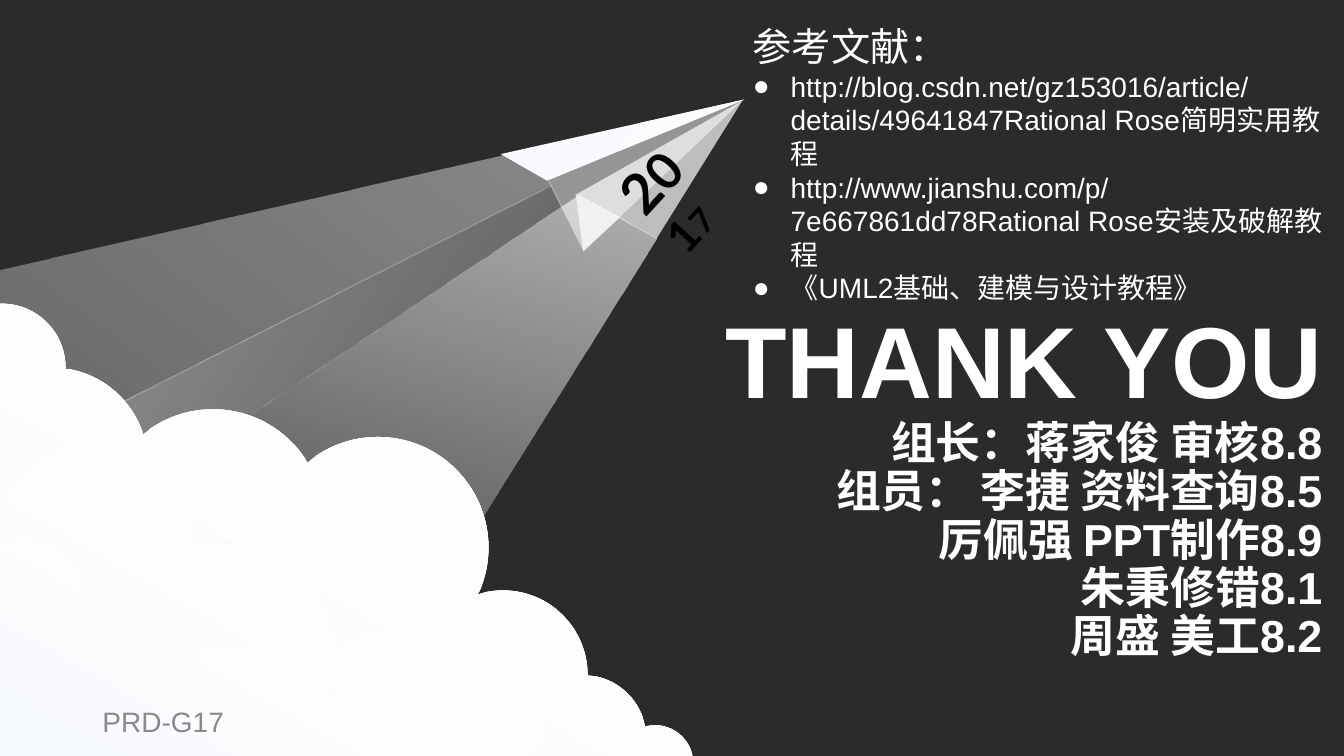
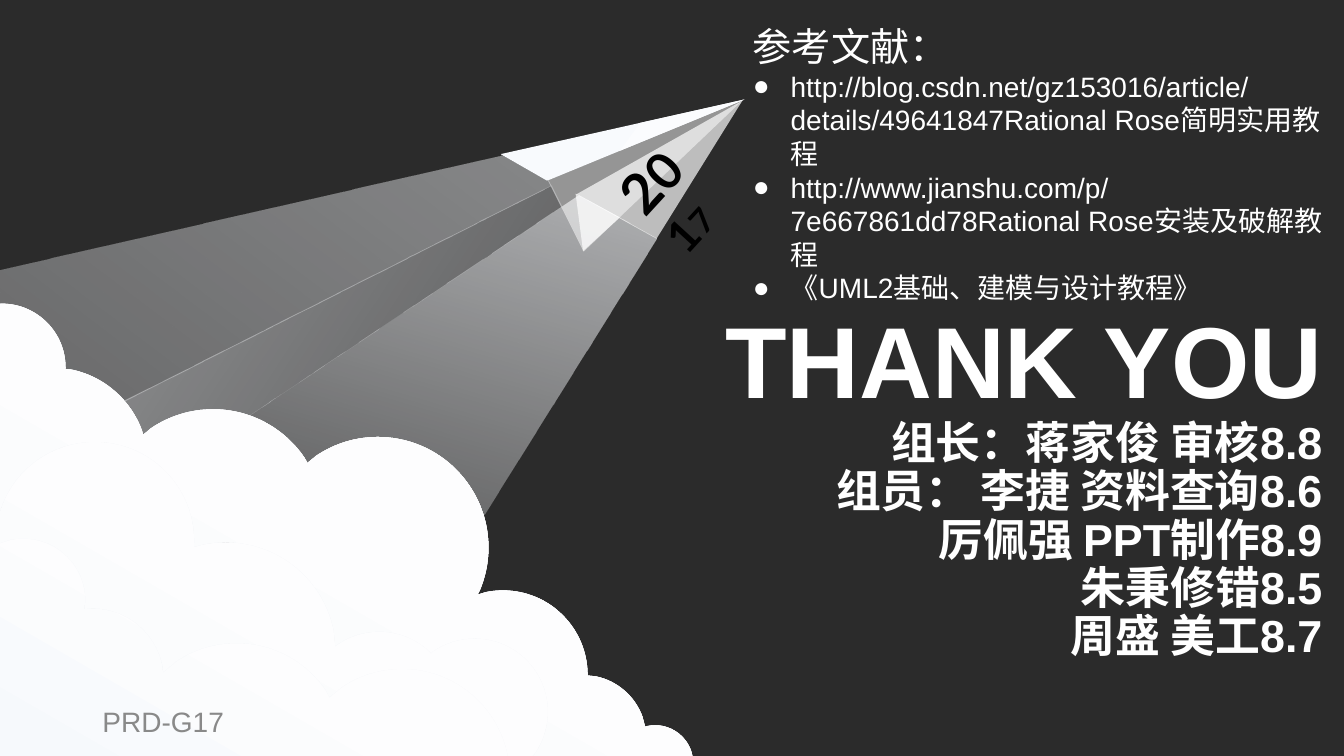
Before and after one commit to PRD-G17/PRD-G17-teamwork, a slide deck: slide 29 of 5UML答辩/Rational Rose 使用教程.pptx. Drawn at 1344x756 pixels with LibreOffice and Linux fonts; fonts in the diff are those of the drawing; background and template pictures are left out; a plain dark background stands for a picture behind light text. Boxes give left, top, right and bottom in pixels: in the first picture for what was removed or moved away, otherwise in the second. Text is boxed around its words. In the diff, an @@ line names an element or a change of style, - is before the commit and + after.

Commit message:
update

```diff
--- a/5UML答辩/Rational Rose 使用教程.pptx
+++ b/5UML答辩/Rational Rose 使用教程.pptx
@@ title at (725, 327, 1323, 656): text changed @@
-THANK YOU
-组长：蒋家俊 审核8.8
-组员： 李捷 资料查询8.5
-厉佩强 PPT制作8.9
-朱秉修错8.1
-周盛 美工8.2
+THANK YOU
+组长：蒋家俊 审核8.8
+组员： 李捷 资料查询8.6
+厉佩强 PPT制作8.9
+朱秉修错8.5
+周盛 美工8.7
```
Also in this commit, not shown: 2 other slides changed.
